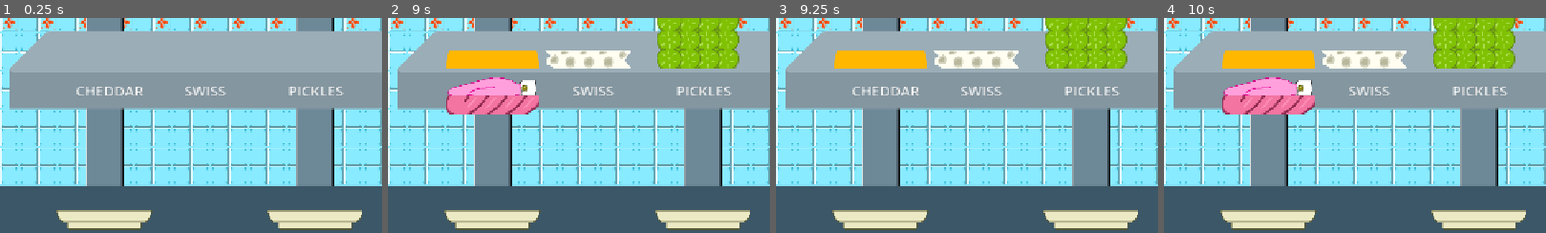
Above: before the commit, frames 1-4 (left to right).
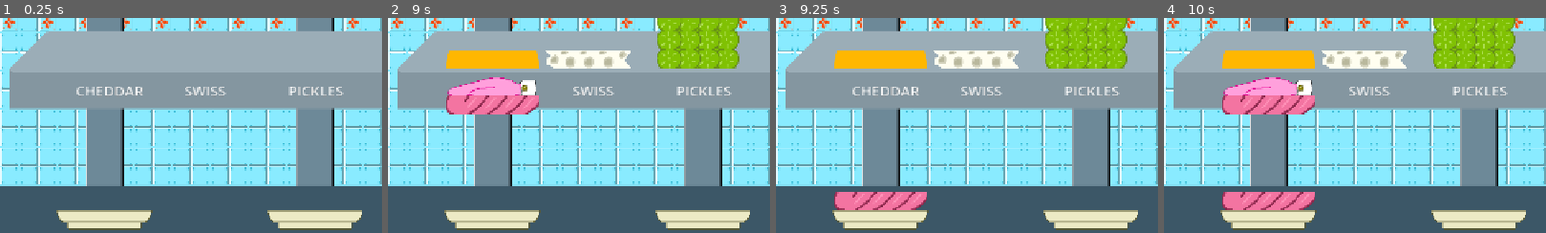
Above: after the commit, the same moments.

Repository: hachitomo/sandwich-slammer
Game: Godot game, scene res://scenes/game.tscn
The game is run twice, just before and just after one commit, with the same random seed, the same clock (stepped at 60 frames per second) and the same inputs.
Inputs:
- Up to frame 1 (0.25 s): no input
- Up to frame 2 (9 s): tap Enter (ui_accept) at 0.5, 0.77, 1.52, 2, 3.02, 3.5, 3.77, 4.52, 5, 6.02, 6.5, 6.77, 7.25, 7.52 s; hold Right (ui_right) 0.53-1.28 s; hold Down (ui_down) 1.28-2.03 s; hold Right (ui_right) 2.03-2.78 s; hold Up (ui_up) 2.78-3.53 s; hold Left (ui_left) 3.53-5.03 s; hold Down (ui_down) 5.03-5.78 s; hold Right (ui_right) 5.78-6.53 s; hold Up (ui_up) 6.53-7.28 s; hold Right (ui_right) 7.28-8.03 s; hold Down (ui_down) 8.03-8.78 s; hold Left (ui_left) from 8.78 s (still down)
- Up to frame 3 (9.25 s): keep holding Left (ui_left); tap Enter (ui_accept) at 9.02 s
- Up to frame 4 (10 s): release Left (ui_left) at 9.53 s; hold Up (ui_up) from 9.53 s (still down); tap Enter (ui_accept) at 9.77 s
The pictures show only the part of the screen within x 0-50%, y 50-100%; the shares and areas given below are measured in that part.

Frames 1-2 are identical in both runs. In frame 3, 2.0% of the frame differs, in the area x 15-40%, y 80-90%; in frame 4, 2.0%, in the area x 15-40%, y 36-90%.

Commit message:
sandwiches actually build now

Diff:
--- a/fab/SelectableItems.tscn
+++ b/fab/SelectableItems.tscn
@@ -12,3 +12,4 @@
 region_rect = Rect2(171, 66, 75, 95)
 
 [node name="Timer" type="Timer" parent="." unique_id=2081395176]
+wait_time = 0.05
--- a/scenes/game.gd
+++ b/scenes/game.gd
@@ -230,6 +230,9 @@
 	if selected_igdt != Types.ingredient_type.BREAD:
 		var existing: int = available_ingredients.get(selected_igdt) if available_ingredients.has(selected_igdt) else 0
 		available_ingredients.set(selected_igdt,existing-1)
+	var cursor = $SandwichSelections.get_node("Cursor")
+	while cursor.get_child_count() > 0:
+		cursor.remove_child(cursor.get_child(0))
 	$SandwichSelections.set_focus(false)
 	$IngredientSelections.set_focus(true)
 	selecting = true
--- a/scenes/sandwich.tscn
+++ b/scenes/sandwich.tscn
@@ -1,3 +1,5 @@
 [gd_scene format=3 uid="uid://cqvqt5t57wx5o"]
 
 [node name="Sandwich" type="Node2D" unique_id=1801520574]
+
+[node name="Layers" type="CanvasLayer" parent="." unique_id=1127317274]
--- a/scripts/sandwich.gd
+++ b/scripts/sandwich.gd
@@ -1,6 +1,8 @@
 extends Node2D
 
 class_name Sandwich
+
+const sandwich_texture = preload("res://assets/img/sandwich2.png")
 
 # DING DING DING IT'S THE THEME!!! :D
 var layers: Array[Types.ingredient_type] = []
@@ -19,8 +21,10 @@
 		var new_idx = $Layers.get_child_count()
 		var new_item = Sprite2D.new()
 		new_item.region_enabled = true
+		new_item.texture = sandwich_texture
 		new_item.region_rect = Types.get_ingredient_crop(layers[new_idx])
-		new_item.position.y = new_idx * -32
+		new_item.position = position
+		new_item.offset.y = (new_idx+1) * -32
 		$Layers.add_child(new_item)
 	while $Layers.get_child_count() > layers.size():
 		$Layers.remove_child($Layers.get_child($Layers.get_child_count()))
